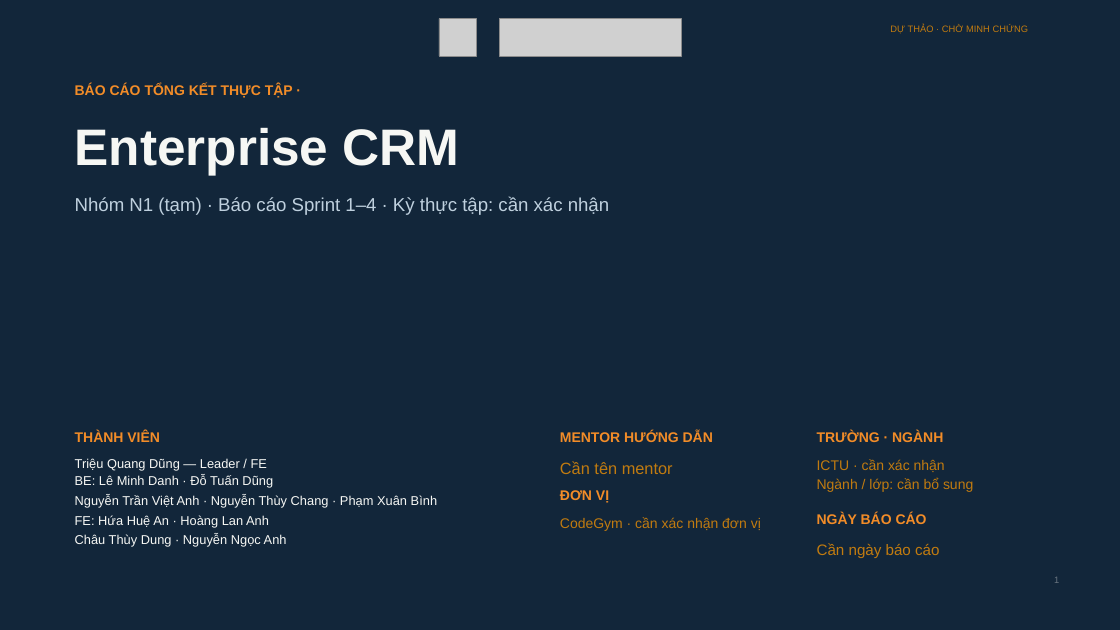
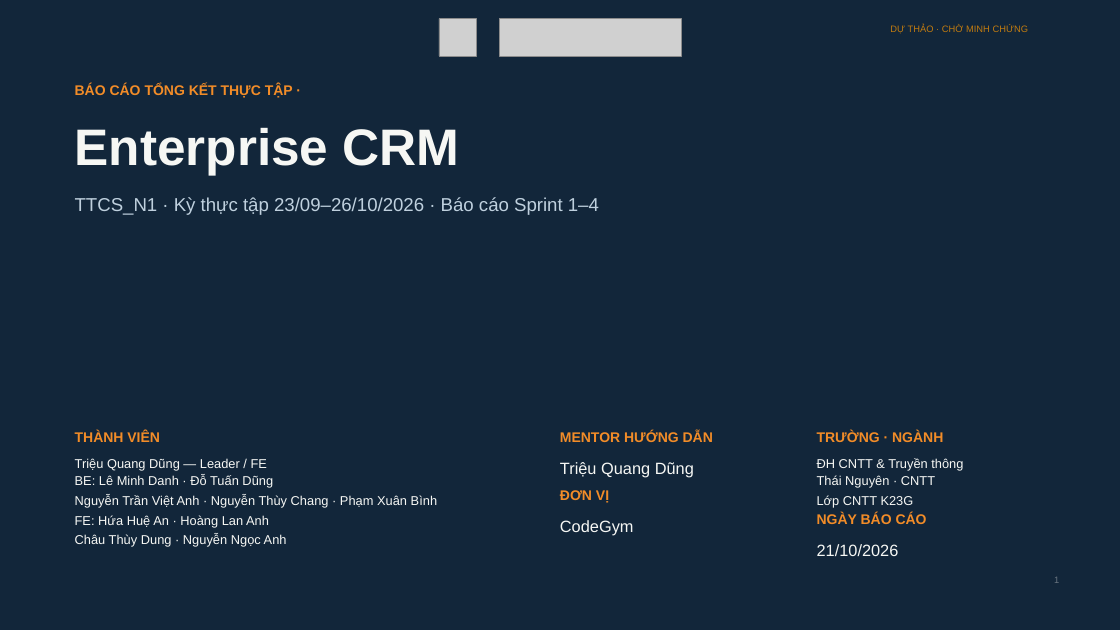
Before and after one commit to QuangDung1708/TTCS_N1, a slide deck: slide 1 of theo-template/Enterprise_CRM_Theo_Template_Du_thao.pptx. Drawn at 1120x630 pixels with LibreOffice and Linux fonts; fonts in the diff are those of the drawing; grey boxes stand for pictures; background and template pictures are left out. Boxes give left, top, right and bottom in pixels: in the first picture for what was removed or moved away, otherwise in the second. Text is boxed around its words. In the diff, an @@ line names an element or a change of style, - is before the commit and + after.

Commit message:
Cap nhat thong tin TTCS_N1 mentor lich Sprint 1-4 va lien ket Jira da xac nhan

```diff
--- a/theo-template/Enterprise_CRM_Theo_Template_Du_thao.pptx
+++ b/theo-template/Enterprise_CRM_Theo_Template_Du_thao.pptx
@@ text at (75,197,599,215): text changed @@
-Nhóm N1 (tạm) · Báo cáo Sprint 1–4 · Kỳ thực tập: cần xác nhận
+TTCS_N1 · Kỳ thực tập 23/09–26/10/2026 · Báo cáo Sprint 1–4
@@ text at (560,462,694,478): text changed; text colour #C17B10 to #F6F7F4 @@
-Cần tên mentor
+Triệu Quang Dũng
@@ text at (817,458,963,508): text changed; size 12 to 11 pt; text colour #C17B10 to #F6F7F4 @@
-ICTU · cần xác nhận
-Ngành / lớp: cần bổ sung
+ĐH CNTT & Truyền thông
+Thái Nguyên · CNTT
+Lớp CNTT K23G
@@ text at (560,520,634,536): text changed; size 12 to 14 pt; text colour #C17B10 to #F6F7F4 @@
-CodeGym · cần xác nhận đơn vị
+CodeGym
@@ text at (817,544,899,556): text changed; size 13 to 14 pt; text colour #C17B10 to #F6F7F4 @@
-Cần ngày báo cáo
+21/10/2026
```
Also in this commit, not shown: 23 other slides changed, 7 other files.
